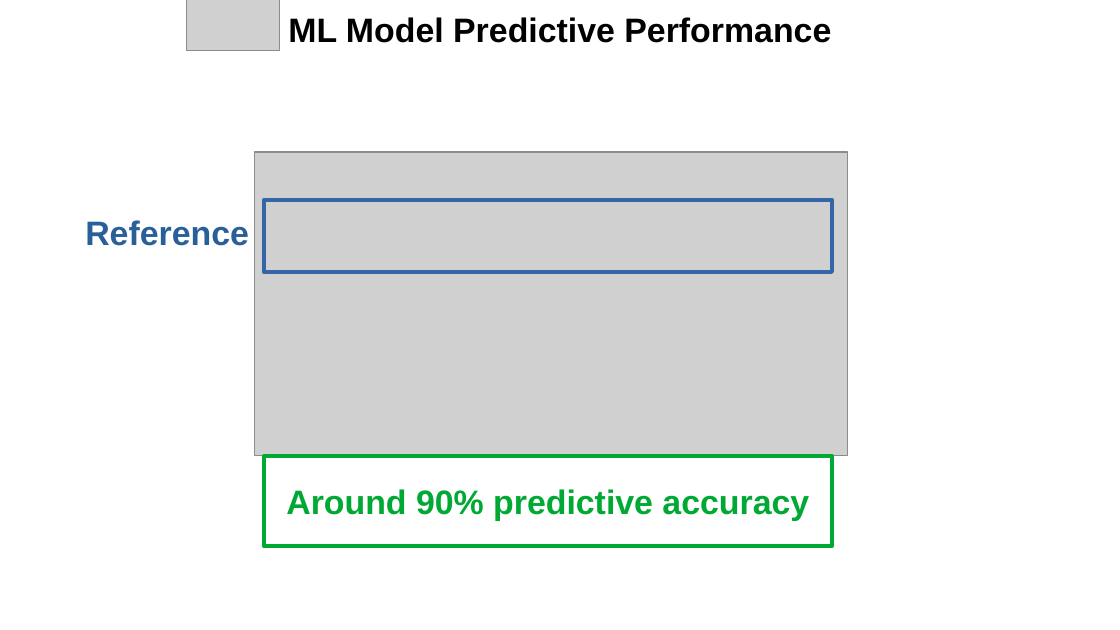
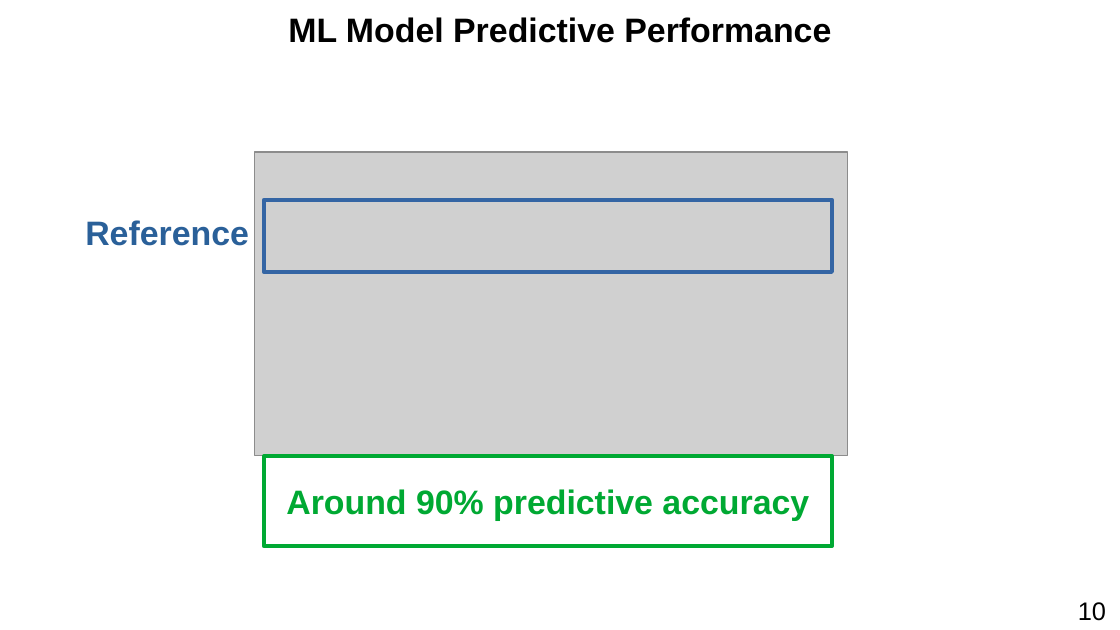
Before and after one commit to harel-coffee/PParMetrics-auto, a slide deck: slide 41 of doc/AI_SEPS_2019_talk/presentation.odp. Drawn at 1120x630 pixels with LibreOffice and Linux fonts; fonts in the diff are those of the drawing; grey boxes stand for pictures. Boxes give left, top, right and bottom in pixels: in the first picture for what was removed or moved away, otherwise in the second. Text is boxed around its words. In the diff, an @@ line names an element or a change of style, - is before the commit and + after.

```diff
--- a/doc/AI_SEPS_2019_talk/presentation.odp
+++ b/doc/AI_SEPS_2019_talk/presentation.odp
@@ picture removed at (x1=187, y1=0, x2=281, y2=51) @@
@@ text added at (x1=1078, y1=602, x2=1106, y2=621), 18 pt, text #000000 @@
+10
```
Also in this commit, not shown: 38 other slides changed, 2 slides added, 2 slides removed, 2 other files.
